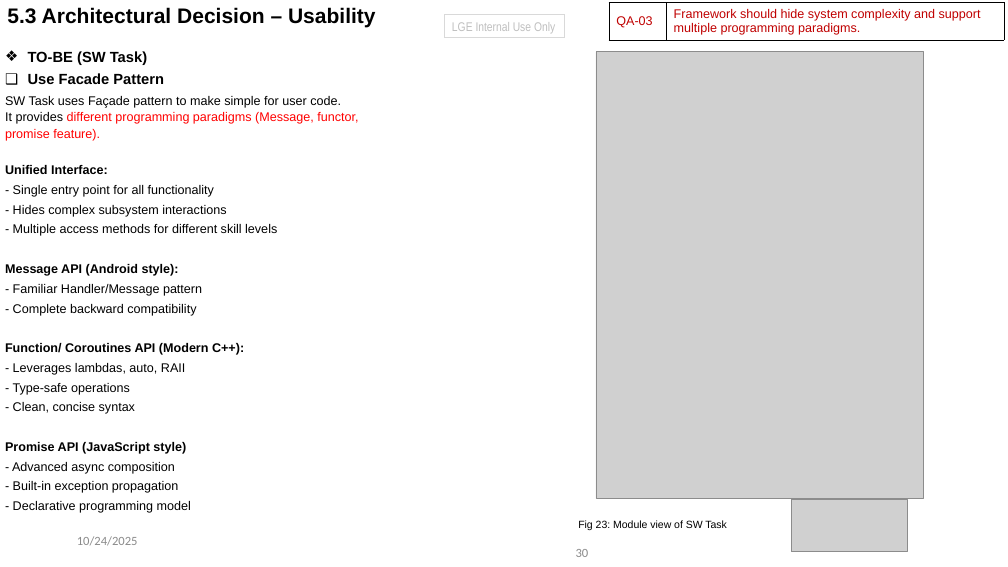
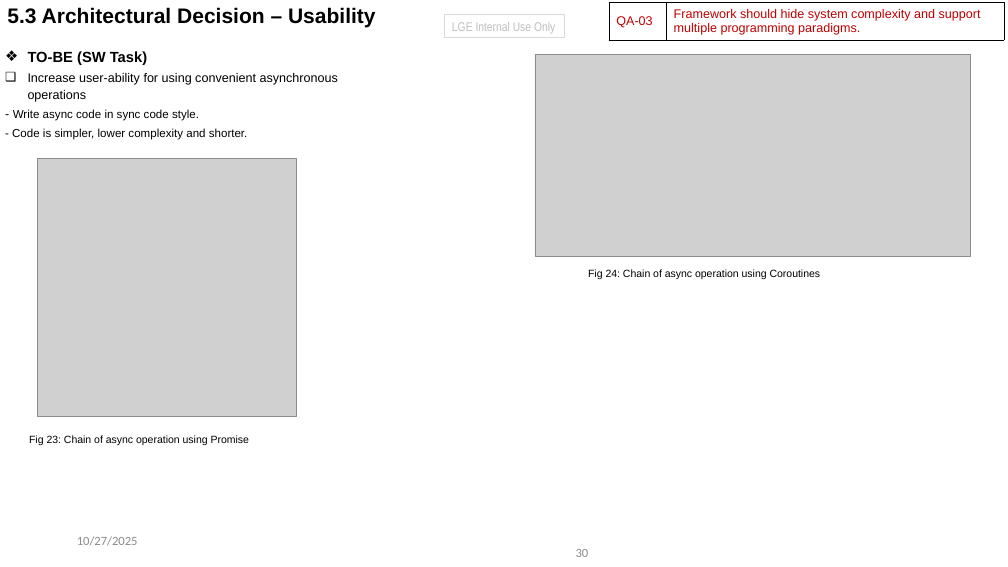
Before and after one commit to taikt/sw_task, a slide deck: slide 30 of doc/2025_SW_Task_Event_Loop_tai2.tran_v1.5.pptx. Drawn at 1008x567 pixels with LibreOffice and Linux fonts; fonts in the diff are those of the drawing; grey boxes stand for pictures. Boxes give left, top, right and bottom in pixels: in the first picture for what was removed or moved away, otherwise in the second. Text is boxed around its words. In the diff, an @@ line names an element or a change of style, - is before the commit and + after.

```diff
--- a/doc/2025_SW_Task_Event_Loop_tai2.tran_v1.5.pptx
+++ b/doc/2025_SW_Task_Event_Loop_tai2.tran_v1.5.pptx
@@ picture added at (x1=535, y1=54, x2=971, y2=256) @@
@@ picture removed at (x1=596, y1=51, x2=923, y2=498) @@
@@ text at (x1=12, y1=73, x2=338, y2=140): text changed; size 12 to 11 pt @@
-❑ Use Facade Pattern
-SW Task uses Façade pattern to make simple for user code.
-It provides different programming paradigms (Message, functor, promise feature).
-Unified Interface:
-- Single entry point for all functionality
-- Hides complex subsystem interactions
-- Multiple access methods for different skill levels
-Message API (Android style):
-- Familiar Handler/Message pattern
-- Complete backward compatibility
-Function/ Coroutines API (Modern C++):
-- Leverages lambdas, auto, RAII
-- Type-safe operations
-- Clean, concise syntax
-Promise API (JavaScript style)
-- Advanced async composition
-- Built-in exception propagation
-- Declarative programming model
+❑ Increase user-ability for using convenient asynchronous operations
+- Write async code in sync code style.
+- Code is simpler, lower complexity and shorter.
@@ picture added at (x1=37, y1=159, x2=296, y2=417) @@
@@ text at (x1=588, y1=269, x2=821, y2=279): text changed @@
-Fig 23: Module view of SW Task
+Fig 24: Chain of async operation using Coroutines
@@ text added at (x1=29, y1=435, x2=249, y2=445), 10 pt, text #000000 @@
+Fig 23: Chain of async operation using Promise
@@ picture removed at (x1=792, y1=499, x2=907, y2=552) @@
@@ text at (x1=77, y1=536, x2=138, y2=546): text changed @@
-10/24/2025
+10/27/2025
```
Also in this commit, not shown: 40 other slides changed, 1 slide removed.
